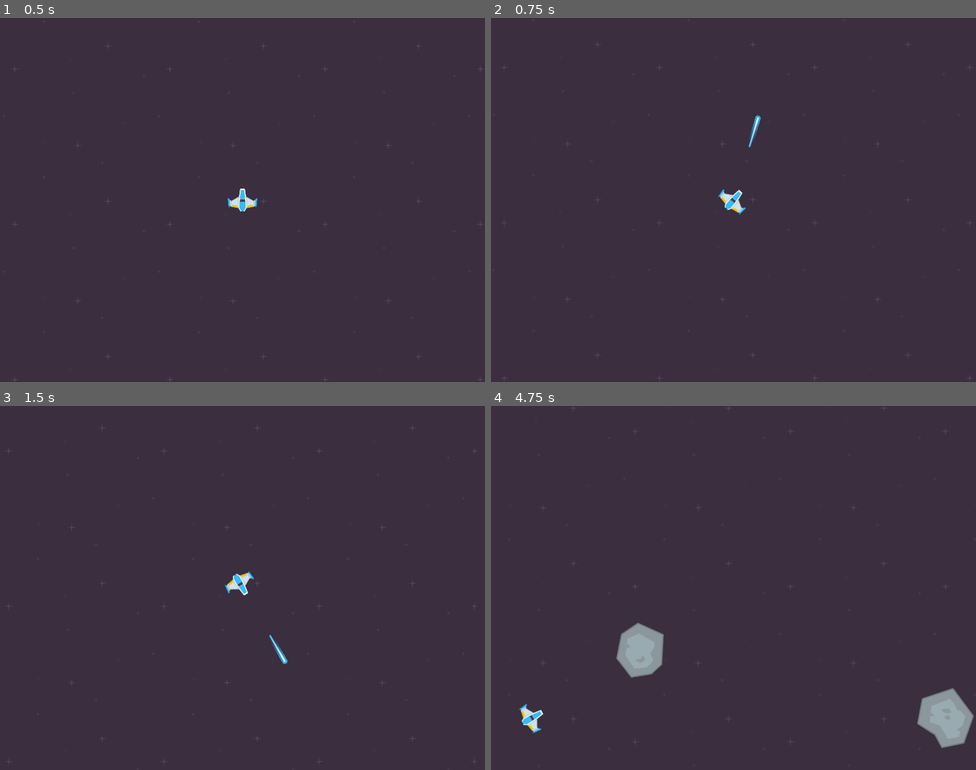
Above: before the commit, frames 1-4 (two rows, left to right).
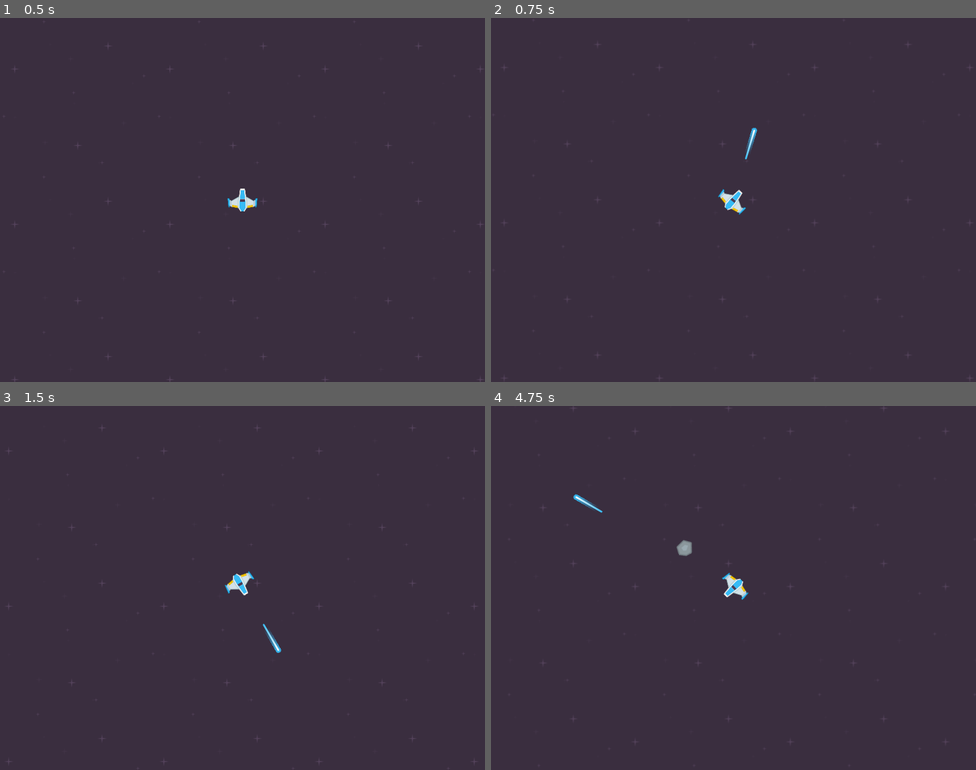
Above: after the commit, the same moments.

Repository: nicognito/game-a-week-001
Game: Godot game, scene res://scenes/level.tscn
Same seed, same stepped clock (60 frames per second), same inputs: the game is played once before the commit and once after it.
Inputs:
- Up to frame 1 (0.5 s): no input
- Up to frame 2 (0.75 s): tap Enter at 0.5 s; hold D (turn_right) from 0.53 s (still down); tap Space (fire) at 0.6 s
- Up to frame 3 (1.5 s): release D (turn_right) at 1.28 s; hold S (move_back) from 1.28 s (still down); tap Space (fire) at 1.35 s
- Up to frame 4 (4.75 s): release S (move_back) at 2.03 s; hold D (turn_right) 2.03-2.78 s; tap Space (fire) every 0.75 s from 2.1 to 4.35 s; hold W (move_forward) 2.78-3.53 s; hold A (turn_left) from 3.53 s (still down)

Frame 1 is identical in both runs. In frame 2, 0.1% of the frame differs, in the area x 52-56%, y 26-39%; in frame 3, 0.1%; in frame 4, 3.0%, in the area x 5-100%, y 24-94%.

Commit message:
Destroy or split meteors when hit

Diff:
--- a/scripts/laser.gd
+++ b/scripts/laser.gd
@@ -1,7 +1,7 @@
 class_name Laser
 extends Area2D
 
-@export var speed = 15
+@export var speed = 12
 
 var direction = null
 
--- a/scripts/level.gd
+++ b/scripts/level.gd
@@ -47,23 +47,16 @@
 
 func _on_timer_timeout():
 	# avoid creating too many meteors, or creating meteors when the player is dead
-	if not player or get_tree().get_nodes_in_group("meteors").size() > max_meteor_count:
+	if not player or get_tree().get_nodes_in_group("meteors").size() >= max_meteor_count:
 		return
 
-	# instantiate a random meteor
-	var i = randi() % meteor_scenes.size()
-	var meteor = meteor_scenes[i].instantiate()
-	meteor_container.add_child(meteor)
-
-	# pick a random position along the meteor spawn path
+	# instantiate a random meteor along the meteor spawn path
 	meteor_spawn_location.progress_ratio = randf()
 	var meteor_position = meteor_spawn_location.global_position
-
-	meteor.initialize(meteor_position, player)
+	spawn_meteor(meteor_scenes, meteor_position, player.global_position)
 
 
 func _on_player_died():
-	print("remove")
 	player.queue_free()
 	player = null
 	life -= 1
@@ -74,3 +67,27 @@
 		player.start_invincibility()
 	else:
 		print("Game Over")
+
+
+func _on_meteor_destroyed(meteor_position, meteor_size, meteor_direction):
+	if meteor_size == Meteor.MeteorSize.SMALL:
+		return
+
+	var scenes
+
+	if meteor_size == Meteor.MeteorSize.BIG:
+		scenes = med_meteor_scenes
+	elif meteor_size == Meteor.MeteorSize.MEDIUM:
+		scenes = small_meteor_scenes
+
+	# split meteor in 2 smaller one
+	for iteration in 2:
+		spawn_meteor(scenes, meteor_position, meteor_position + meteor_direction)
+
+
+func spawn_meteor(scenes, from, to):
+	var i = randi() % scenes.size()
+	var meteor = scenes[i].instantiate()
+	meteor_container.add_child(meteor)
+	meteor.destroyed.connect(_on_meteor_destroyed)
+	meteor.initialize(from, to)
--- a/scripts/meteor.gd
+++ b/scripts/meteor.gd
@@ -1,6 +1,7 @@
 class_name Meteor
 extends Area2D
 
+signal destroyed(position, size, direction)
 
 enum MeteorSize {
 	SMALL,
@@ -38,12 +39,13 @@
 		global_position.y = 0 - buffer_height / 2
 
 
-func initialize(new_position, player):
+func initialize(new_position, towards_position):
+	rotation = 0
 	global_position = new_position
 
 	# move towards the player with jitter
-	var angle = get_angle_to(player.global_position)
-	var jitter = randf_range(-PI / 8, PI / 8)
+	var angle = get_angle_to(towards_position)
+	var jitter = randf_range(-PI / 4, PI / 4)
 	direction = Vector2.from_angle(angle + jitter).normalized()
 
 	# random rotation
@@ -53,10 +55,14 @@
 func _on_body_entered(body):
 	if body is Player:
 		body.die()
-		queue_free()
+		destroy()
 
 
 func _on_area_entered(area):
 	if area is Laser:
 		area.queue_free()
-		queue_free()
+		destroy()
+
+func destroy():
+	destroyed.emit(global_position, meteor_size, direction)
+	queue_free()
